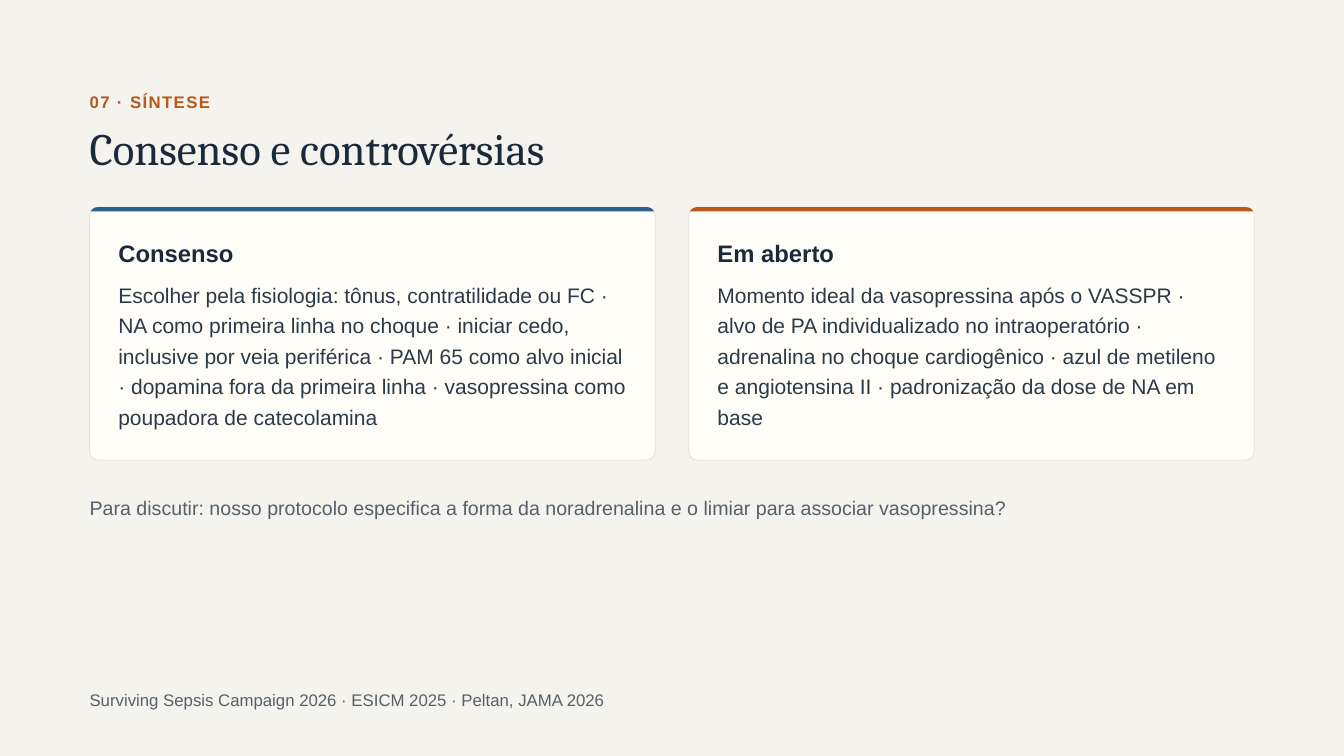
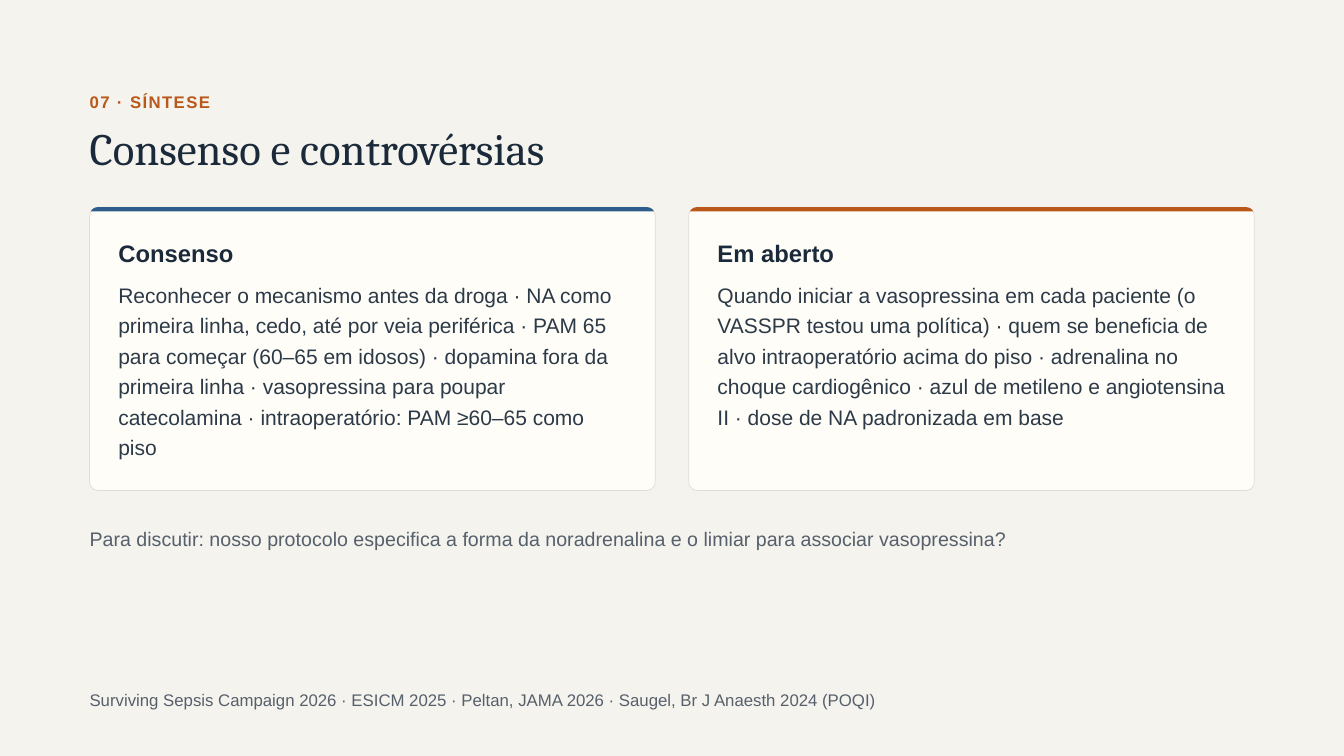
Before and after one commit to brunomoraesdubois-bit/Bruno, a slide deck: slide 13 of apresentacao/Aminas_Vasoativas.pptx (slide 21 before the commit). Drawn at 1344x756 pixels with LibreOffice and Linux fonts; fonts in the diff are those of the drawing. Boxes give left, top, right and bottom in pixels: in the first picture for what was removed or moved away, otherwise in the second. Text is boxed around its words. In the diff, an @@ line names an element or a change of style, - is before the commit and + after.

```diff
--- a/apresentacao/Aminas_Vasoativas.pptx
+++ b/apresentacao/Aminas_Vasoativas.pptx
@@ rounded rectangle: place and size @@
-rounded rectangle at (90,208,655,461)
+rounded rectangle at (90,208,655,491)
@@ rounded rectangle at (90,208,655,491): proportions changed @@
@@ rounded rectangle at (689,208,1254,491): proportions changed @@
@@ rounded rectangle: place and size @@
-rounded rectangle at (689,208,1254,461)
+rounded rectangle at (689,208,1254,491)
@@ text at (118,287,611,460): text changed @@
-Escolher pela fisiologia: tônus, contratilidade ou FC · NA como primeira linha no choque · iniciar cedo, inclusive por veia periférica · PAM 65 como alvo inicial · dopamina fora da primeira linha · vasopressina como poupadora de catecolamina
+Reconhecer o mecanismo antes da droga · NA como primeira linha, cedo, até por veia periférica · PAM 65 para começar (60–65 em idosos) · dopamina fora da primeira linha · vasopressina para poupar catecolamina · intraoperatório: PAM ≥60–65 como piso
@@ text at (717,287,1225,429): text changed @@
-Momento ideal da vasopressina após o VASSPR · alvo de PA individualizado no intraoperatório · adrenalina no choque cardiogênico · azul de metileno e angiotensina II · padronização da dose de NA em base
+Quando iniciar a vasopressina em cada paciente (o VASSPR testou uma política) · quem se beneficia de alvo intraoperatório acima do piso · adrenalina no choque cardiogênico · azul de metileno e angiotensina II · dose de NA padronizada em base
@@ text "Para discutir: nosso protocolo especifica ...": place and size @@
-text "Para discutir: nosso protocolo especifica ..." at (90,501,1006,519)
+text "Para discutir: nosso protocolo especifica ..." at (90,532,1006,550)
@@ text at (90,694,875,710): text changed @@
-Surviving Sepsis Campaign 2026 · ESICM 2025 · Peltan, JAMA 2026
+Surviving Sepsis Campaign 2026 · ESICM 2025 · Peltan, JAMA 2026 · Saugel, Br J Anaesth 2024 (POQI)
```
Also in this commit, not shown: 18 other slides changed, 7 slides added, 1 slide removed, 33 other files.
